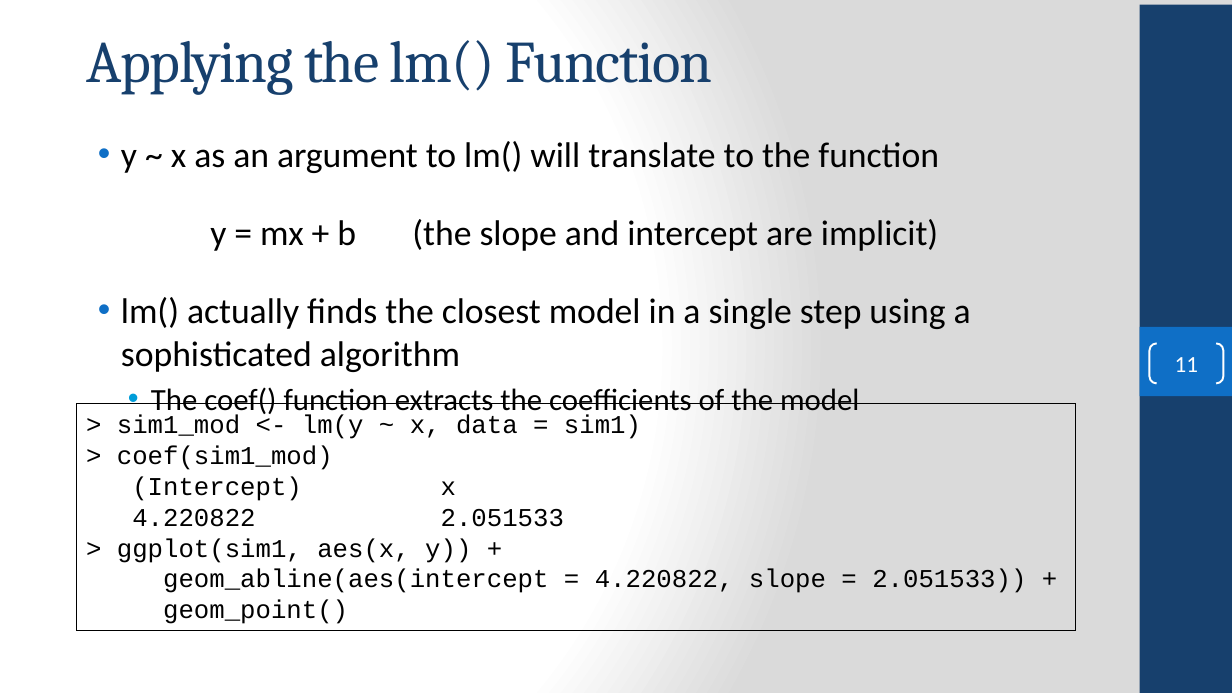
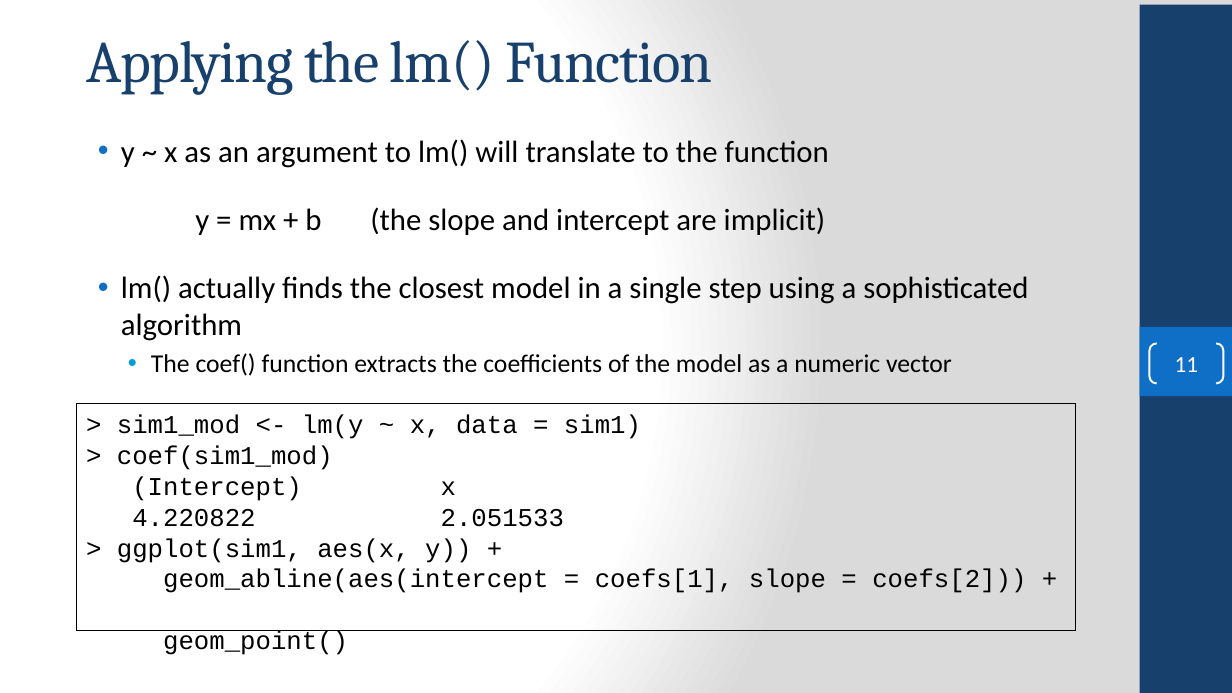
Before and after one commit to FSCJ-COP2073C/cop2073c-FullContent, a slide deck: slide 11 of slides/COP2073C-Module11.pptx. Drawn at 1232x693 pixels with LibreOffice and Linux fonts; fonts in the diff are those of the drawing; background and template pictures are left out. Boxes give left, top, right and bottom in pixels: in the first picture for what was removed or moved away, otherwise in the second. Text is boxed around its words. In the diff, an @@ line names an element or a change of style, - is before the commit and + after.

Commit message:
finished modelr

```diff
--- a/slides/COP2073C-Module11.pptx
+++ b/slides/COP2073C-Module11.pptx
@@ text at box(121, 139, 1028, 341): size 27.8 to 24 pt in "y ~ x as an argument to ...", "y = mx + b (the slope ...", "lm() actually finds the closest model in ..." @@
@@ text at box(151, 353, 952, 376): text changed; size 24.1 to 20 pt @@
-  • The coef() function extracts the coefficients of the model
+  • The coef() function extracts the coefficients of the model as a numeric vector
@@ text in rectangle at box(163, 569, 1026, 593): text changed @@
-geom_abline(aes(intercept = 4.220822, slope = 2.051533)) +
+geom_abline(aes(intercept = coefs[1], slope = coefs[2])) +
```
Also in this commit, not shown: 6 other slides changed, 3 other files.
